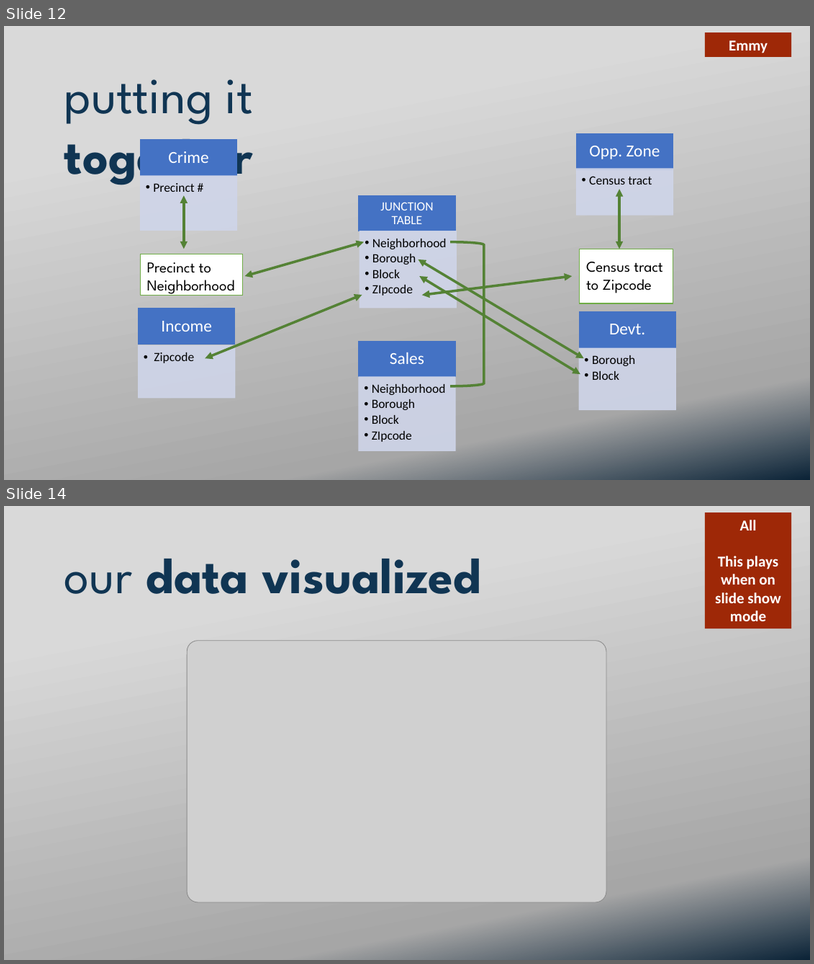
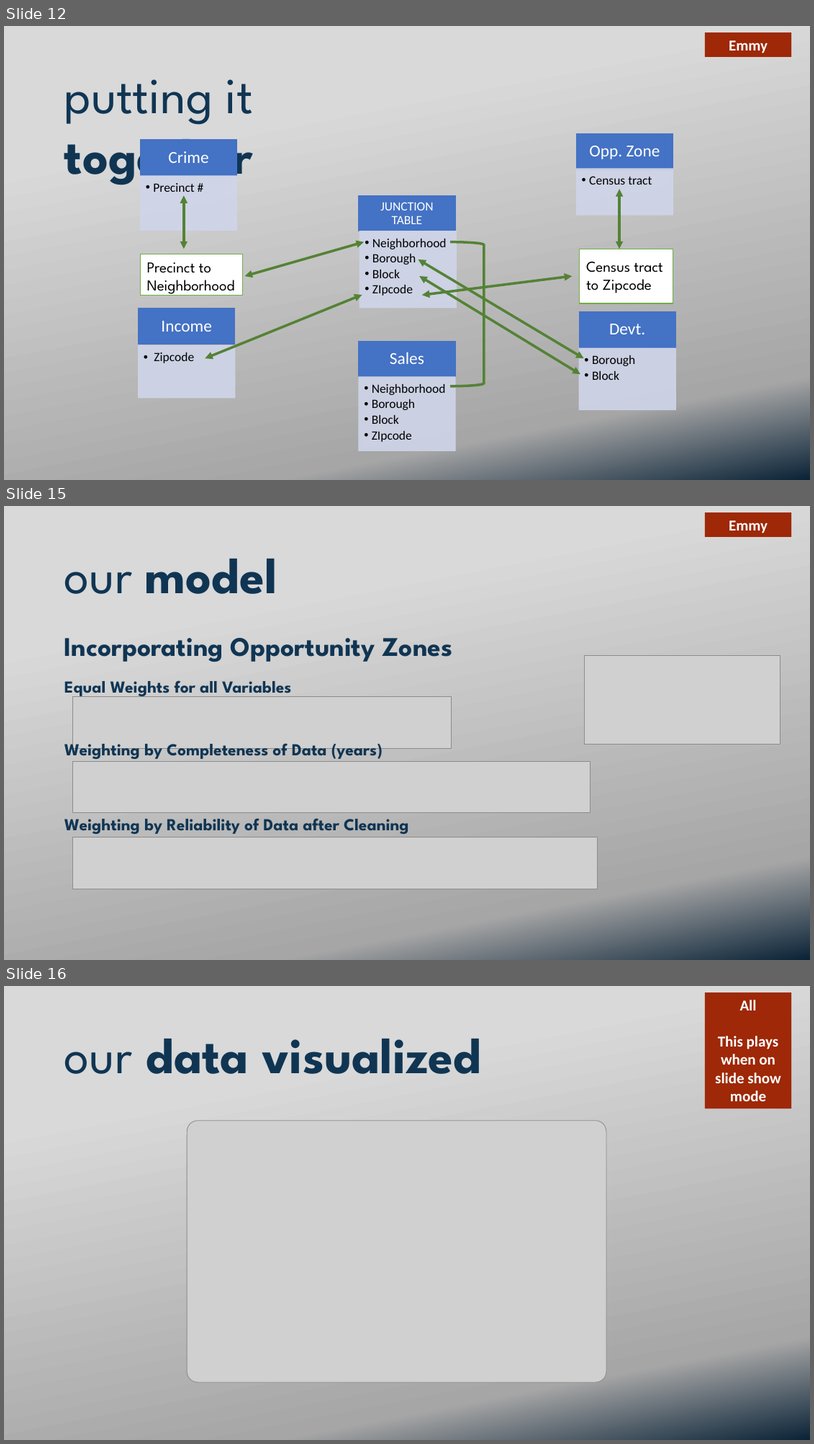
Before and after one commit to ekuo651/NYC-RE-Neighborhood-Trends, a slide deck: Presentation.pptx. Shown one above the other, each under a label of ours: slides 12 and 14 before the commit, slides 12, 15 and 16 after it; the slides between them are not shown. The pictures are 814x964 and 814x1444 pixels, drawn with LibreOffice and Linux fonts; fonts in the diff are those of the drawing; grey boxes stand for pictures; background and template pictures are left out. Boxes give left, top, right and bottom in pixels: in the first picture for what was removed or moved away, otherwise in the second. Text is boxed around its words. In the diff, an @@ line names an element or a change of style, - is before the commit and + after.

Commit message:
added slides for the model and calculations

```diff
--- a/Presentation.pptx
+++ b/Presentation.pptx
@@ slide 15 added at [4, 506, 810, 960], background picture (left out) @@
@@ rectangle added at [705, 512, 792, 537], fill #9E2807, 18 pt, text #FFFFFF, bold @@
+Emmy
@@ text added at [64, 559, 278, 594], 60 pt, text #113553, bold @@
+our model
@@ text added at [64, 638, 453, 662], 32 pt, text #113553, bold @@
+Incorporating Opportunity Zones
@@ picture added at [585, 656, 781, 744] @@
@@ text added at [64, 680, 291, 698], 20 pt, text #113553, bold @@
+Equal Weights for all Variables
@@ picture added at [72, 697, 451, 748] @@
@@ text added at [64, 738, 383, 759], 20 pt, text #113553, bold @@
+Weighting by Completeness of Data (years)
@@ picture added at [72, 762, 590, 813] @@
@@ text added at [64, 818, 409, 834], 20 pt, text #113553, bold @@
+Weighting by Reliability of Data after Cleaning
@@ picture added at [72, 837, 597, 888] @@
@@ what was slide 14 is now slide 16 @@
```
Also in this commit, not shown: 2 other slides added, 1 slide removed.
